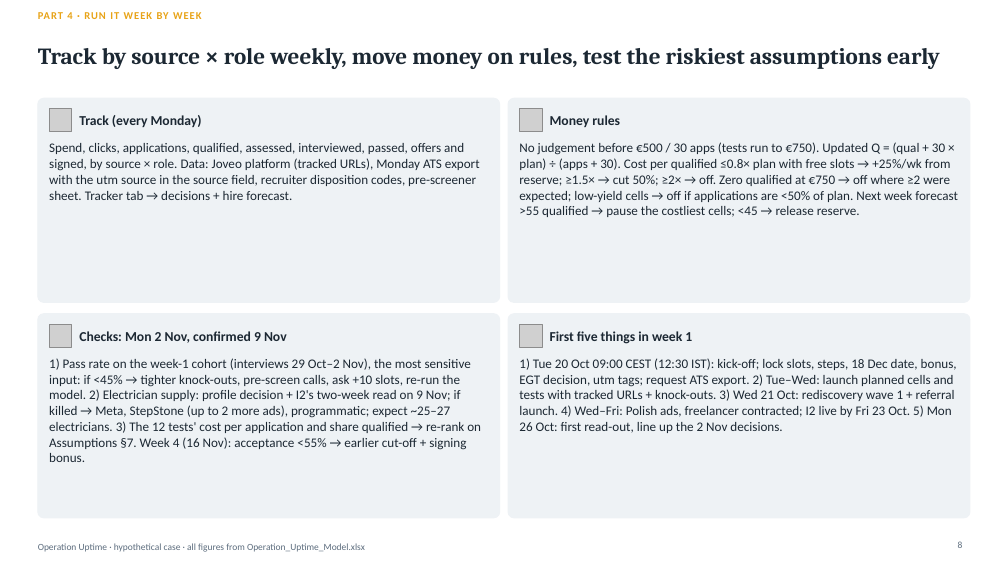
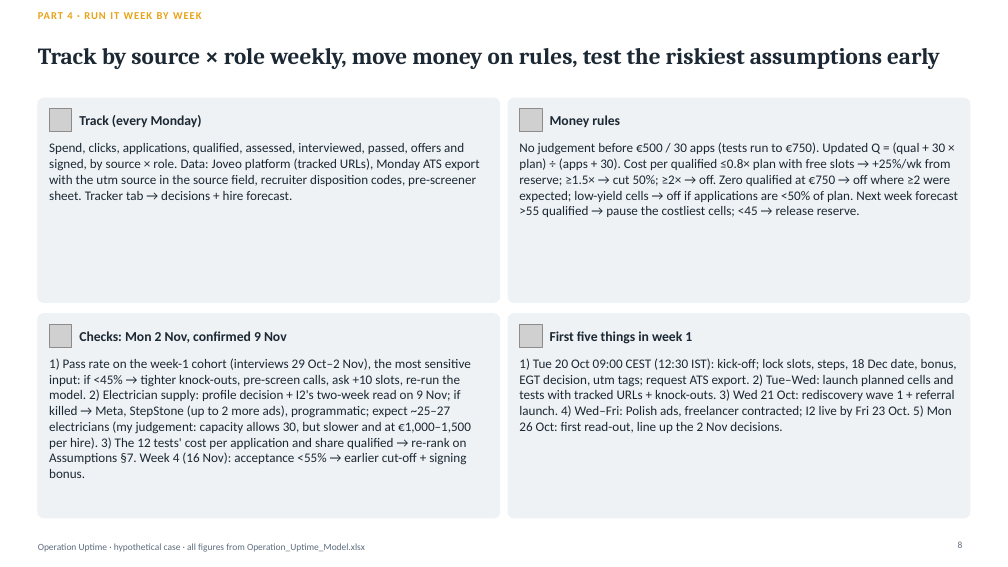
Before and after one commit to Anurag160596/haystack, a slide deck: slide 8 of operation_uptime/Operation_Uptime_Deck.pptx. Drawn at 1008x567 pixels with LibreOffice and Linux fonts; fonts in the diff are those of the drawing; grey boxes stand for pictures. Boxes give left, top, right and bottom in pixels: in the first picture for what was removed or moved away, otherwise in the second. Text is boxed around its words. In the diff, an @@ line names an element or a change of style, - is before the commit and + after.

```diff
--- a/operation_uptime/Operation_Uptime_Deck.pptx
+++ b/operation_uptime/Operation_Uptime_Deck.pptx
@@ text at bbox=[49, 358, 471, 478]: text changed @@
-1) Pass rate on the week-1 cohort (interviews 29 Oct–2 Nov), the most sensitive input: if <45% → tighter knock-outs, pre-screen calls, ask +10 slots, re-run the model. 2) Electrician supply: profile decision + I2's two-week read on 9 Nov; if killed → Meta, StepStone (up to 2 more ads), programmatic; expect ~25–27 electricians. 3) The 12 tests' cost per application and share qualified → re-rank on Assumptions §7. Week 4 (16 Nov): acceptance <55% → earlier cut-off + signing bonus.
+1) Pass rate on the week-1 cohort (interviews 29 Oct–2 Nov), the most sensitive input: if <45% → tighter knock-outs, pre-screen calls, ask +10 slots, re-run the model. 2) Electrician supply: profile decision + I2's two-week read on 9 Nov; if killed → Meta, StepStone (up to 2 more ads), programmatic; expect ~25–27 electricians (my judgement: capacity allows 30, but slower and at €1,000–1,500 per hire). 3) The 12 tests' cost per application and share qualified → re-rank on Assumptions §7. Week 4 (16 Nov): acceptance <55% → earlier cut-off + signing bonus.
```
Also in this commit, not shown: 1 other slide changed, 6 other files.
